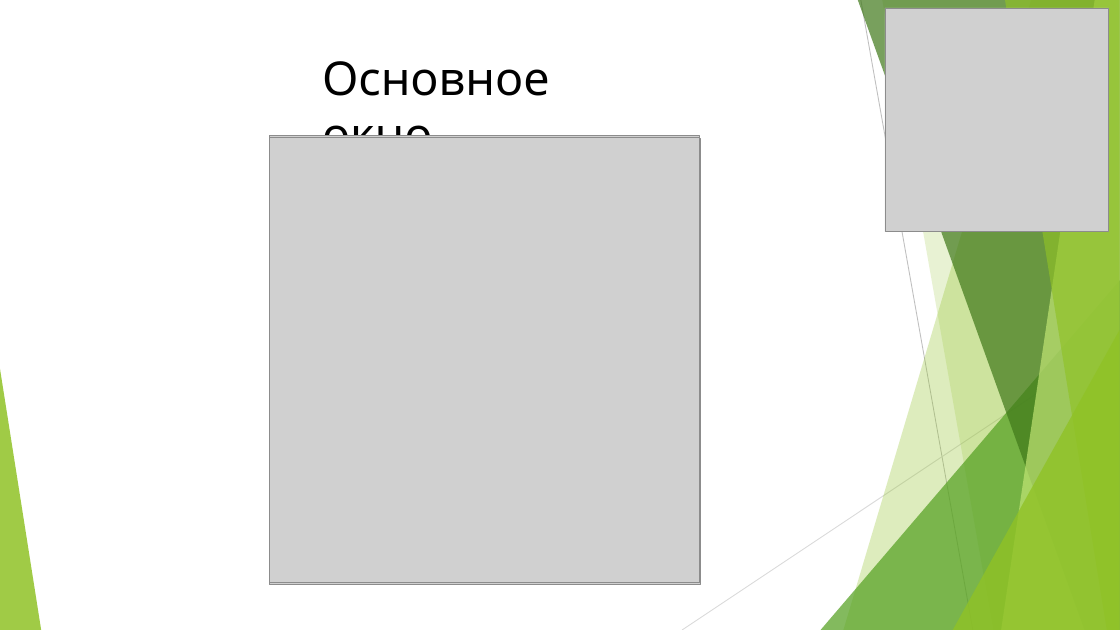
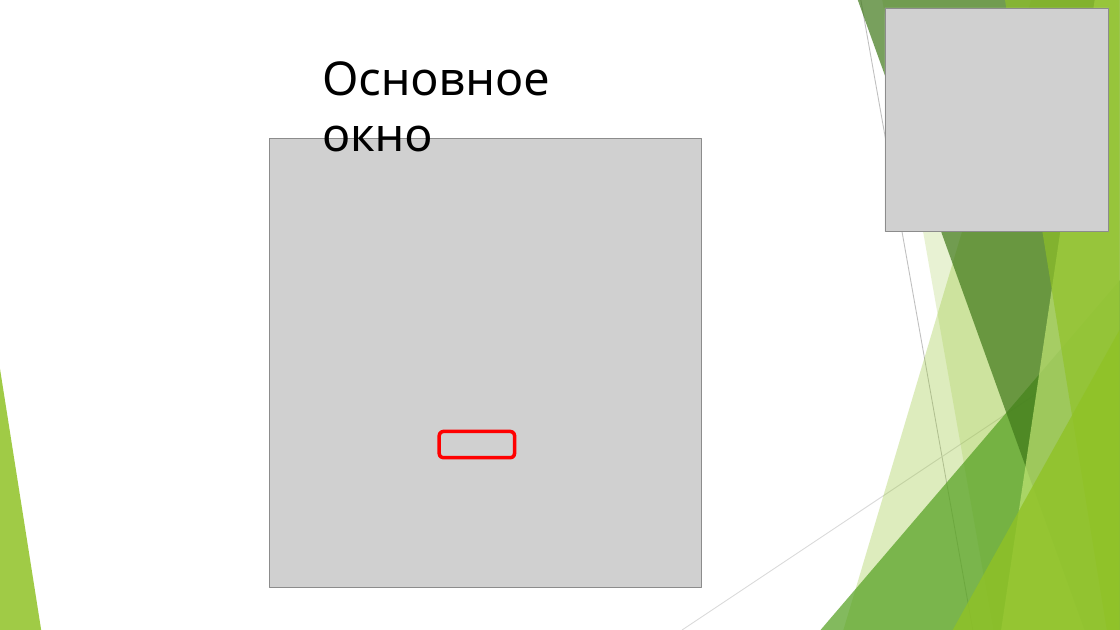
Before and after one commit to PushkinC/GUItoTurtle, a slide deck: slide 8 of GUItoTurtle.pptx. Drawn at 1120x630 pixels with LibreOffice and Linux fonts; fonts in the diff are those of the drawing; grey boxes stand for pictures. Boxes give left, top, right and bottom in pixels: in the first picture for what was removed or moved away, otherwise in the second. Text is boxed around its words. In the diff, an @@ line names an element or a change of style, - is before the commit and + after.

```diff
--- a/GUItoTurtle.pptx
+++ b/GUItoTurtle.pptx
@@ picture removed at (270, 139, 700, 586) @@
@@ picture removed at (270, 135, 700, 582) @@
@@ picture removed at (270, 138, 700, 582) @@
@@ rounded rectangle added at (439, 432, 515, 458), outline #FF0000 3 pt @@
```
Also in this commit, not shown: 9 other slides changed, 2 slides added, 2 slides removed, 8 other files.
